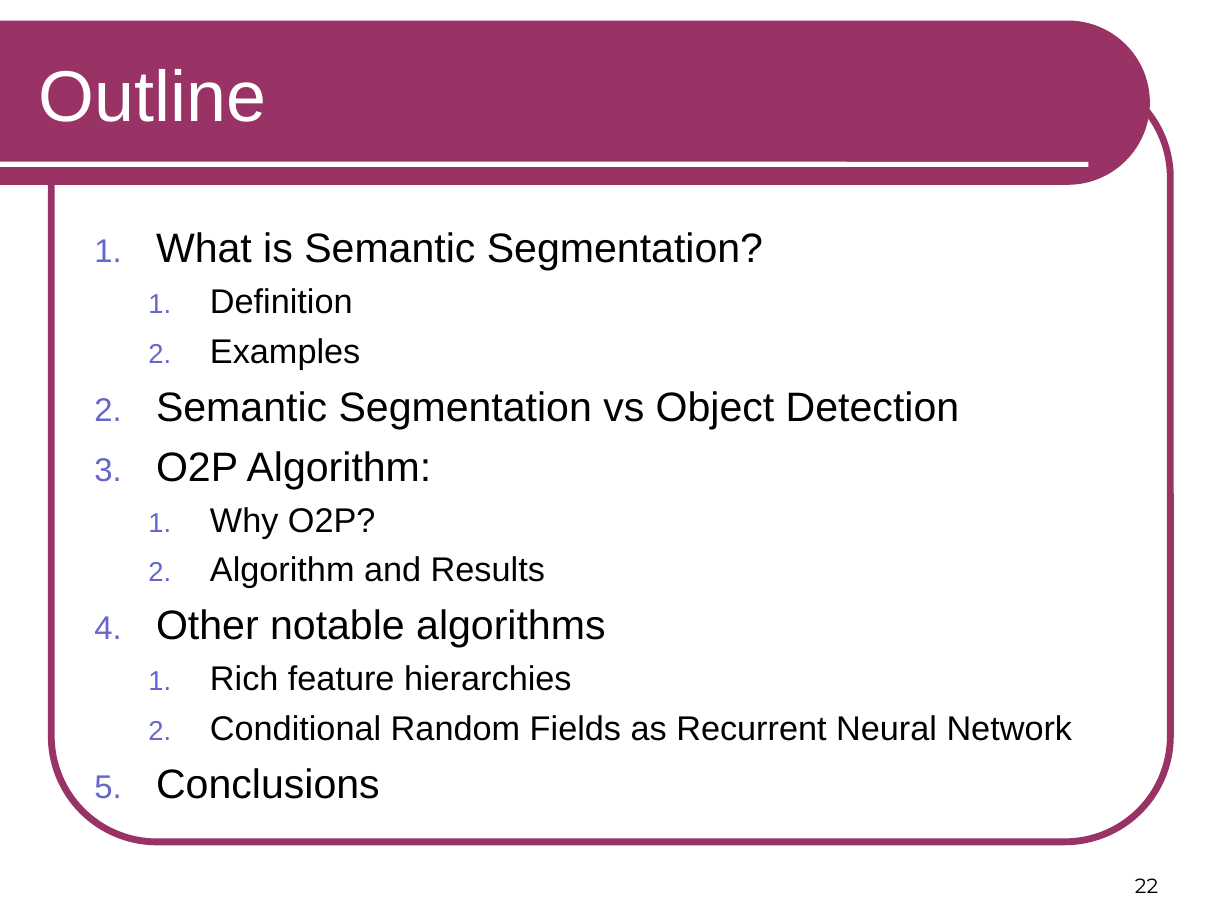
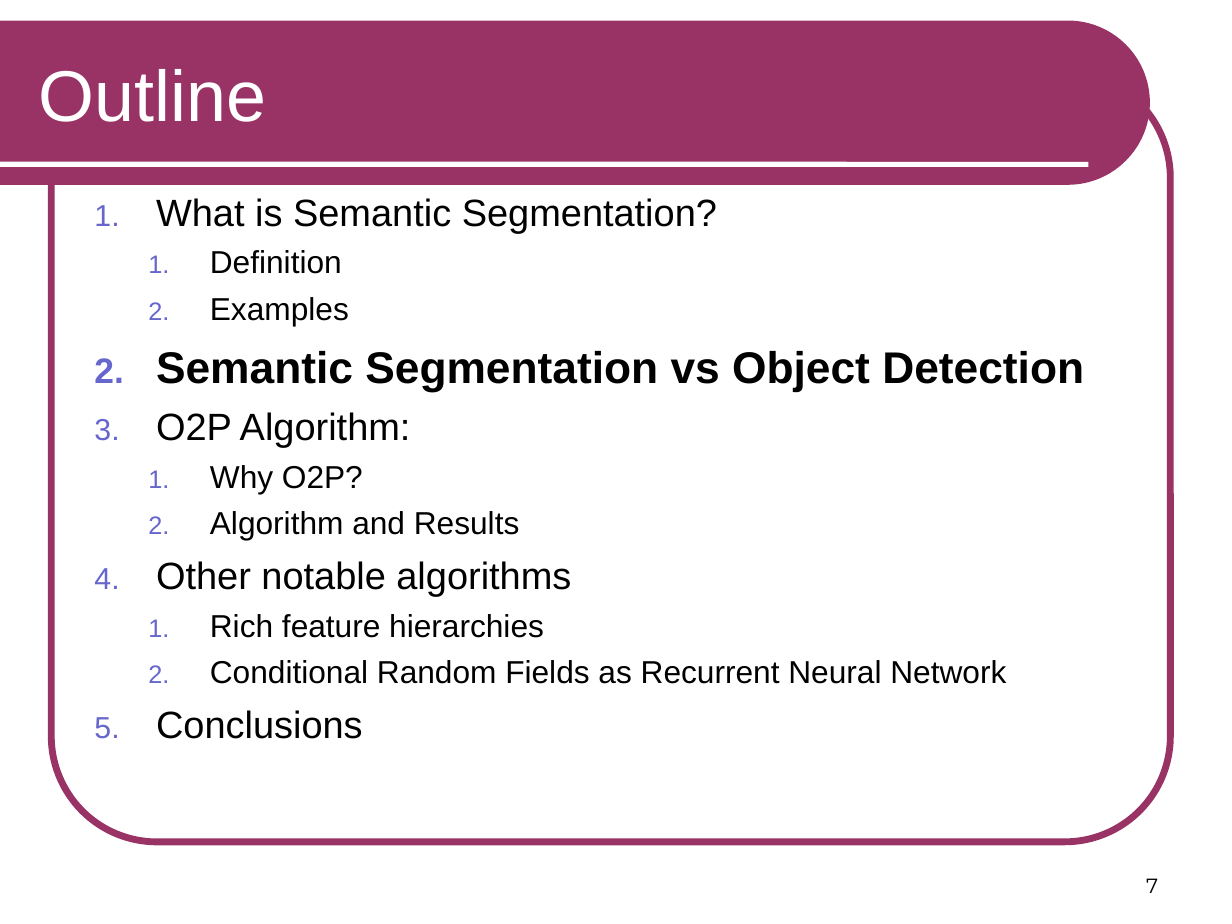
Before and after one commit to RSIP/SSI-SemanticSegmentation, a slide deck: slide 7 of template_slides.ppt (slide 22 before the commit). Drawn at 1232x924 pixels with LibreOffice and Linux fonts; fonts in the diff are those of the drawing. Boxes give left, top, right and bottom in pixels: in the first picture for what was removed or moved away, otherwise in the second. Text is boxed around its words. In the diff, an @@ line names an element or a change of style, - is before the commit and + after.

```diff
--- a/template_slides.ppt
+++ b/template_slides.ppt
@@ text "What is Semantic Segmentation?": place and size @@
-text "What is Semantic Segmentation?" at (156,232,1073,799)
+text "What is Semantic Segmentation?" at (156,198,1084,739)
@@ text "What is Semantic Segmentation?" at (156,198,1084,739): size 24 to 22.2 pt in "What is Semantic Segmentation?", "O2P Algorithm:", "Other notable algorithms", "Conclusions"; size 20 to 18.5 pt in "Definition", "Examples", "Why O2P?", "Algorithm and Results" and 2 more places; size 24 to 25.9 pt, bold on in "Semantic Segmentation vs Object Detection"; more space between paragraphs @@
@@ page number at (1146,878,1158,893): text changed @@
-22
+7
```
Also in this commit, not shown: 9 other slides changed, 2 slides added, 1 slide removed.
